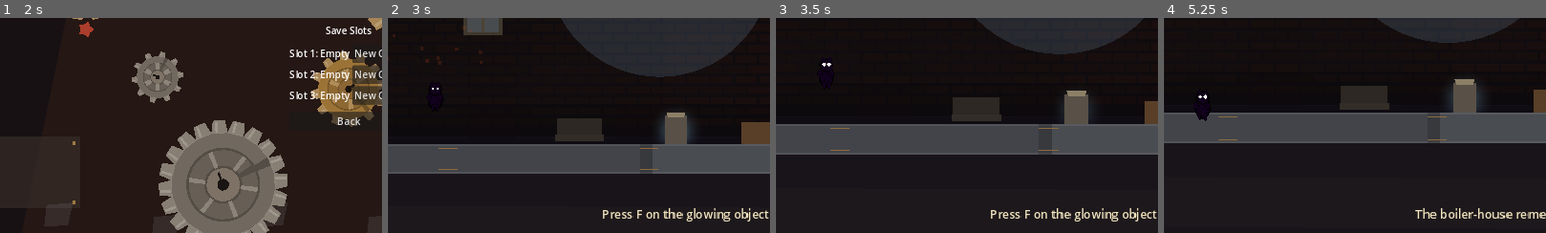
Above: before the commit, frames 1-4 (left to right).
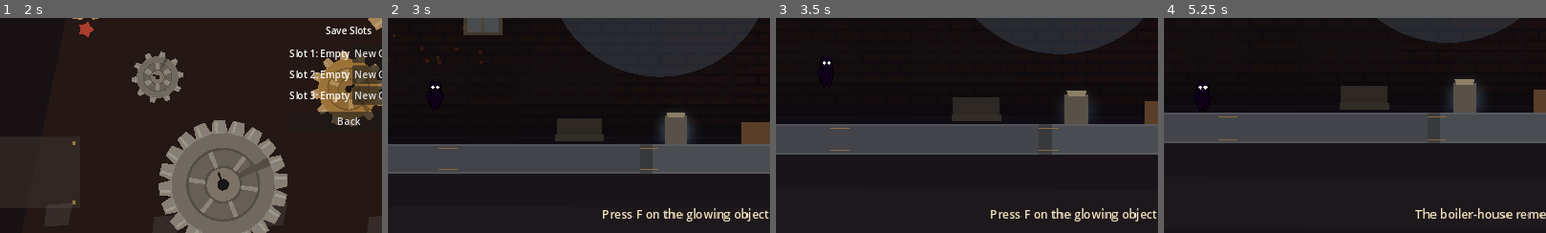
Above: after the commit, the same moments.

Repository: lukezhang2/Eclipseborn
Game: Godot game, scene res://scenes/ui/BootSplash.tscn
Same seed, same stepped clock (60 frames per second), same inputs: the game is played once before the commit and once after it.
Inputs (mouse positions are % of the whole screen's width and height, from its top left):
- Up to frame 1 (2 s): tap Enter at 0.5 s; move the mouse to (72, 45) at 0.52 s; hold D (move_right) 0.53-1.25 s; hold F (attack) 0.53-1.25 s; click (72, 45) at 0.67 s; tap Space (jump) at 0.77 s; tap S (crouch) at 0.8 s; click "Play" at 1.25 s
- Up to frame 2 (3 s): click "New Game" at 2 s; tap F (attack) at 2.75 s; drag from (30, 55) to (37, 26) at 2.77 s
- Up to frame 3 (3.5 s): no input
- Up to frame 4 (5.25 s): tap F (attack) at 3.5 s; move the mouse to (60, 28) at 3.52 s; hold A (move_left) 3.53-4.25 s; hold F (attack) 3.53-4.25 s; tap S (crouch) at 3.8 s; tap Space (jump) at 4.25 s; drag from (45, 70) to (42, 15) at 4.27 s; tap Enter at 5 s; move the mouse to (80, 65) at 5.02 s; hold D (move_right) from 5.03 s (still down); hold Down (look_down) from 5.03 s (still down)
The pictures show only the part of the screen within x 4-54%, y 36-86%; the shares and areas given below are measured in that part.

Frame 1 is identical in both runs. In frame 2, 0.1% of the frame differs, in the area x 10-15%, y 29-43%; in frame 3, 0.1%; in frame 4, 0.3%, in the area x 8-12%, y 31-48%.

Commit message:
Fix floor sink, passable houses with door enter, title-gear transition.
Why: player clipped into the floor, solid houses blocked the street and trapped silver gears on roofs, and the hatch transition gear covered the caption.
What changed: capsule/sprite floor plant, houses are background with F-to-enter interiors, transition uses translucent spinning title-menu gear behind outlined text.
How verified: Godot --import clean; Web export rebuilt.

Co-authored-by: Cursor <cursoragent@cursor.com>

Diff:
--- a/scenes/player/Player.tscn
+++ b/scenes/player/Player.tscn
@@ -5,8 +5,8 @@
 [ext_resource type="Script" path="res://scripts/combat/Hitbox.gd" id="3"]
 
 [sub_resource type="CapsuleShape2D" id="CapsuleShape2D_body"]
-radius = 11.0
-height = 38.0
+radius = 10.0
+height = 36.0
 
 [sub_resource type="RectangleShape2D" id="Rect_hit"]
 size = Vector2(48, 30)
@@ -23,13 +23,13 @@
 script = ExtResource("1")
 
 [node name="CollisionShape2D" type="CollisionShape2D" parent="."]
-position = Vector2(0, -28)
+position = Vector2(0, -20)
 shape = SubResource("CapsuleShape2D_body")
 
 [node name="Visual" type="Node2D" parent="."]
 
 [node name="Sprite" type="AnimatedSprite2D" parent="Visual"]
-position = Vector2(0, -20)
+position = Vector2(0, -22)
 texture_filter = 0
 
 [node name="Hurtbox" type="Area2D" parent="."]
--- a/scripts/player/Player.gd
+++ b/scripts/player/Player.gd
@@ -63,16 +63,13 @@
 	sprite.sprite_frames = SpiritSprites.build_frames()
 	sprite.play("idle")
 	sprite.centered = true
-	# Sprite is 64px tall; feet drawn near y=52 → center sits 20px above origin so soles touch the floor.
-	sprite.position = Vector2(0, -20)
 	sprite.texture_filter = CanvasItem.TEXTURE_FILTER_NEAREST
-	if body_shape:
-		# Capsule bottom flush with origin (floor contact).
-		body_shape.position.y = -28.0
+	# Godot 4 capsule height includes hemispheres. Plant feet on the floor, not in it.
+	_apply_standing_collision()
 	if hurtbox:
 		var hcs := hurtbox.get_node_or_null("CollisionShape2D") as CollisionShape2D
 		if hcs:
-			hcs.position.y = -22.0
+			hcs.position.y = -24.0
 	if GameState.checkpoint_position == Vector2.ZERO:
 		GameState.set_checkpoint(global_position)
 	add_to_group("player")
@@ -182,18 +179,28 @@
 		aim_dir = Vector2.RIGHT if facing > 0.0 else Vector2.LEFT
 
 
-func _update_crouch_collision() -> void:
-	# Keep sprite feet on the floor; shrink collider while crouching.
-	sprite.position.y = -14.0 if crouching else -20.0
+func _apply_standing_collision() -> void:
+	## Sprite feet at image y≈52 / center 32 → offset −20 puts soles at origin.
+	## Lift 2px so art sits on the floor plate instead of clipping into it.
+	sprite.position.y = -22.0
 	if body_shape and body_shape.shape is CapsuleShape2D:
 		var cap := body_shape.shape as CapsuleShape2D
-		if crouching:
-			cap.height = 18.0
-			# bottom = pos.y + height/2 + radius = 0
-			body_shape.position.y = -(cap.height * 0.5 + cap.radius)
-		else:
-			cap.height = 34.0
-			body_shape.position.y = -(cap.height * 0.5 + cap.radius)
+		cap.height = 36.0
+		cap.radius = 10.0
+		# Bottom of capsule at y = -2 (slightly above origin).
+		body_shape.position.y = -cap.height * 0.5 - 2.0
+
+
+func _update_crouch_collision() -> void:
+	if crouching:
+		sprite.position.y = -16.0
+		if body_shape and body_shape.shape is CapsuleShape2D:
+			var cap := body_shape.shape as CapsuleShape2D
+			cap.height = 22.0
+			cap.radius = 10.0
+			body_shape.position.y = -cap.height * 0.5 - 2.0
+	else:
+		_apply_standing_collision()
 
 
 func _try_jump() -> void:
--- a/scripts/ui/GearBackdrop.gd
+++ b/scripts/ui/GearBackdrop.gd
@@ -129,7 +129,16 @@
 	add_child(wheel)
 
 
+static func make_title_gear(radius: float = 90.0, tooth_count: int = 16, brass: bool = true) -> Node2D:
+	## Same steel/brass gear used on the title/boot menu.
+	return _build_gear(radius, tooth_count, brass)
+
+
 func _make_gear(radius: float, tooth_count: int, brass: bool) -> Node2D:
+	return _build_gear(radius, tooth_count, brass)
+
+
+static func _build_gear(radius: float, tooth_count: int, brass: bool) -> Node2D:
 	## Involute-ish: thick rim, keyed hub, rectangular teeth with bevel highlights.
 	var root := Node2D.new()
 	var steel := Color(0.45, 0.44, 0.42) if not brass else Color(0.62, 0.48, 0.24)
@@ -211,7 +220,7 @@
 	return root
 
 
-func _circle_poly(r: float, points: int) -> PackedVector2Array:
+static func _circle_poly(r: float, points: int) -> PackedVector2Array:
 	var out := PackedVector2Array()
 	for i in points:
 		var a := TAU * float(i) / float(points)
@@ -219,7 +228,7 @@
 	return out
 
 
-func _ring_poly(outer: float, inner: float, points: int) -> PackedVector2Array:
+static func _ring_poly(outer: float, inner: float, points: int) -> PackedVector2Array:
 	var out := PackedVector2Array()
 	for i in points:
 		var a := TAU * float(i) / float(points)
--- a/scripts/ui/ZoneTransition.gd
+++ b/scripts/ui/ZoneTransition.gd
@@ -1,14 +1,22 @@
 extends CanvasLayer
 class_name ZoneTransition
-## Gear-swirl fade. Lives on the tree root so the coroutine survives scene changes.
+## Title-menu gear fades behind the label while the next zone loads.
 
 
 const FX_NAME := "ZoneTransitionFX"
+
+var _spin_gear: Node2D
+var _spinning: bool = false
 
 
 func _ready() -> void:
 	layer = 100
 	process_mode = Node.PROCESS_MODE_ALWAYS
+
+
+func _process(delta: float) -> void:
+	if _spinning and _spin_gear and is_instance_valid(_spin_gear):
+		_spin_gear.rotation_degrees += 48.0 * delta
 
 
 ## Owned by this node (root child) so awaits survive change_scene_to_file.
@@ -19,7 +27,6 @@
 	if tree == null:
 		return
 	tree.change_scene_to_file(scene_path)
-	# Wait until the new scene is in the tree before fading in.
 	await tree.process_frame
 	await tree.process_frame
 	await play_in()
@@ -33,40 +40,46 @@
 	dim.set_anchors_preset(Control.PRESET_FULL_RECT)
 	dim.mouse_filter = Control.MOUSE_FILTER_IGNORE
 	add_child(dim)
+
+	# Gear BEHIND the words — title-menu brass gear, translucent, keeps spinning.
+	_spin_gear = GearBackdrop.make_title_gear(110.0, 18, true)
+	_spin_gear.name = "SpinGear"
+	_spin_gear.position = Vector2(640, 360)
+	_spin_gear.modulate = Color(1, 1, 1, 0)
+	_spin_gear.z_index = 0
+	add_child(_spin_gear)
+
 	var label := Label.new()
+	label.name = "Caption"
 	label.text = "Into Lantern Village…"
 	label.horizontal_alignment = HORIZONTAL_ALIGNMENT_CENTER
+	label.vertical_alignment = VERTICAL_ALIGNMENT_CENTER
 	label.set_anchors_preset(Control.PRESET_CENTER)
-	label.offset_left = -220
-	label.offset_right = 220
-	label.offset_top = -24
-	label.offset_bottom = 24
-	label.add_theme_font_size_override("font_size", 22)
-	label.add_theme_color_override("font_color", Color(0.9, 0.85, 0.7, 1))
+	label.offset_left = -260
+	label.offset_right = 260
+	label.offset_top = -28
+	label.offset_bottom = 28
+	label.add_theme_font_size_override("font_size", 26)
+	label.add_theme_color_override("font_color", Color(0.95, 0.9, 0.75, 1))
+	label.add_theme_color_override("font_outline_color", Color(0.05, 0.04, 0.06, 0.95))
+	label.add_theme_constant_override("outline_size", 6)
 	label.modulate.a = 0.0
+	label.z_index = 2
 	add_child(label)
-	var gear := Node2D.new()
-	gear.position = Vector2(640, 360)
-	add_child(gear)
-	var ring := Polygon2D.new()
-	ring.color = Color(0.55, 0.45, 0.25, 1)
-	ring.modulate.a = 0.0
-	var pts := PackedVector2Array()
-	for i in 16:
-		var a := TAU * float(i) / 16.0
-		pts.append(Vector2(cos(a), sin(a)) * (40.0 + (i % 2) * 12.0))
-	ring.polygon = pts
-	gear.add_child(ring)
+
+	_spinning = true
 	var tw := create_tween()
 	tw.set_parallel(true)
-	tw.tween_property(dim, "color:a", 1.0, 0.7)
+	tw.tween_property(dim, "color:a", 1.0, 0.75)
+	tw.tween_property(_spin_gear, "modulate:a", 0.28, 0.5)
 	tw.tween_property(label, "modulate:a", 1.0, 0.45)
-	tw.tween_property(ring, "modulate:a", 1.0, 0.4)
-	tw.tween_property(gear, "rotation_degrees", 360.0, 0.75)
 	await tw.finished
+	# Hold a beat so the spinning gear reads while the zone loads.
+	await get_tree().create_timer(0.35).timeout
 
 
 func play_in() -> void:
+	_spinning = false
 	var dim := get_node_or_null("Dim") as ColorRect
 	if dim == null:
 		dim = ColorRect.new()
@@ -77,7 +90,6 @@
 		add_child(dim)
 	else:
 		dim.color.a = 1.0
-	# Hide chrome so only the black fades out over the new scene.
 	for c in get_children():
 		if c != dim and c is CanvasItem:
 			(c as CanvasItem).visible = false
@@ -88,6 +100,8 @@
 
 
 func _clear_children() -> void:
+	_spinning = false
+	_spin_gear = null
 	for c in get_children():
 		c.queue_free()
 
--- a/scripts/world/House.gd
+++ b/scripts/world/House.gd
@@ -1,31 +1,28 @@
-extends StaticBody2D
+extends Node2D
 class_name House
-## Decorative house with optional interact prompt.
+## Background house — walkable street in front. Door can be entered with F.
 
 
 @export var house_name: String = "House"
 @export var width: float = 120.0
 @export var height: float = 90.0
+@export var interior_blurb: String = "Warm shade pools inside."
 
 var _prompt: Label
+var _door_area: Area2D
+var _inside: bool = false
+var _interior_layer: CanvasLayer
 
 
 func _ready() -> void:
-	collision_layer = 1
-	collision_mask = 0
+	z_index = -6
 	_build()
 	add_to_group("houses")
 
 
 func _build() -> void:
 	var hx := width * 0.5
-	var hy := height * 0.5
-	var cs := CollisionShape2D.new()
-	var rect := RectangleShape2D.new()
-	rect.size = Vector2(width, height)
-	cs.shape = rect
-	cs.position = Vector2(0, -hy)
-	add_child(cs)
+	# Visual only — no world collision so the street stays walkable.
 	var wall := Polygon2D.new()
 	wall.color = Color(0.28, 0.22, 0.18)
 	wall.polygon = PackedVector2Array([
@@ -39,11 +36,17 @@
 	])
 	add_child(roof)
 	var door := Polygon2D.new()
-	door.color = Color(0.15, 0.1, 0.08)
+	door.color = Color(0.12, 0.08, 0.06)
 	door.polygon = PackedVector2Array([
-		Vector2(-10, 0), Vector2(10, 0), Vector2(10, -28), Vector2(-10, -28)
+		Vector2(-12, 0), Vector2(12, 0), Vector2(11, -32), Vector2(-11, -32)
 	])
 	add_child(door)
+	var door_glow := Polygon2D.new()
+	door_glow.color = Color(0.55, 0.45, 0.25, 0.35)
+	door_glow.polygon = PackedVector2Array([
+		Vector2(-8, -4), Vector2(8, -4), Vector2(7, -28), Vector2(-7, -28)
+	])
+	add_child(door_glow)
 	var win := Polygon2D.new()
 	win.color = Color(0.55, 0.6, 0.35, 0.5)
 	win.polygon = PackedVector2Array([
@@ -51,15 +54,93 @@
 		Vector2(-hx + 36, -height + 40), Vector2(-hx + 16, -height + 40)
 	])
 	add_child(win)
-	# Occlude light
+	# Soft light block without solid physics.
 	var occ := ShadowOccluder.new()
 	occ.local_polygon = PackedVector2Array([
 		Vector2(-hx, 0), Vector2(hx, 0), Vector2(hx, -height), Vector2(-hx, -height)
 	])
 	add_child(occ)
+
+	_door_area = Area2D.new()
+	_door_area.collision_layer = 0
+	_door_area.collision_mask = 2
+	_door_area.monitoring = true
+	var dcs := CollisionShape2D.new()
+	var drect := RectangleShape2D.new()
+	drect.size = Vector2(36, 40)
+	dcs.shape = drect
+	dcs.position = Vector2(0, -16)
+	_door_area.add_child(dcs)
+	add_child(_door_area)
+
 	_prompt = Label.new()
-	_prompt.text = house_name
-	_prompt.position = Vector2(-40, -height - 50)
-	_prompt.add_theme_font_size_override("font_size", 12)
-	_prompt.add_theme_color_override("font_color", Color(0.75, 0.7, 0.6, 0.8))
+	_prompt.text = "F — Enter %s" % house_name
+	_prompt.position = Vector2(-70, -48)
+	_prompt.add_theme_font_size_override("font_size", 13)
+	_prompt.add_theme_color_override("font_color", Color(0.92, 0.86, 0.7))
+	_prompt.visible = false
 	add_child(_prompt)
+
+
+func _process(_delta: float) -> void:
+	if _inside:
+		if Input.is_action_just_pressed("attack") or Input.is_action_just_pressed("ui_cancel"):
+			_leave()
+		return
+	var p = GameState.player
+	var near := p and is_instance_valid(p) and global_position.distance_to(p.global_position) < 42.0
+	_prompt.visible = near
+	if near and Input.is_action_just_pressed("attack"):
+		_enter()
+
+
+func _enter() -> void:
+	if _inside:
+		return
+	_inside = true
+	_prompt.visible = false
+	if GameState.player and GameState.player.has_method("set_control_locked"):
+		GameState.player.set_control_locked(true)
+	_interior_layer = CanvasLayer.new()
+	_interior_layer.layer = 25
+	var root := Control.new()
+	root.set_anchors_preset(Control.PRESET_FULL_RECT)
+	_interior_layer.add_child(root)
+	var dim := ColorRect.new()
+	dim.color = Color(0.02, 0.02, 0.04, 0.72)
+	dim.set_anchors_preset(Control.PRESET_FULL_RECT)
+	root.add_child(dim)
+	var panel := PanelContainer.new()
+	panel.position = Vector2(340, 160)
+	panel.custom_minimum_size = Vector2(600, 360)
+	root.add_child(panel)
+	var vbox := VBoxContainer.new()
+	vbox.add_theme_constant_override("separation", 12)
+	panel.add_child(vbox)
+	var title := Label.new()
+	title.text = house_name
+	title.horizontal_alignment = HORIZONTAL_ALIGNMENT_CENTER
+	title.add_theme_font_size_override("font_size", 28)
+	vbox.add_child(title)
+	var body := Label.new()
+	body.text = interior_blurb + "\n\nPress F or Esc to step back onto the street."
+	body.autowrap_mode = TextServer.AUTOWRAP_WORD_SMART
+	body.horizontal_alignment = HORIZONTAL_ALIGNMENT_CENTER
+	body.add_theme_font_size_override("font_size", 16)
+	vbox.add_child(body)
+	var leave := Button.new()
+	leave.text = "Leave"
+	leave.pressed.connect(_leave)
+	vbox.add_child(leave)
+	get_tree().root.add_child(_interior_layer)
+
+
+func _leave() -> void:
+	if not _inside:
+		return
+	_inside = false
+	if is_instance_valid(_interior_layer):
+		_interior_layer.queue_free()
+	_interior_layer = null
+	if GameState.player and GameState.player.has_method("set_control_locked"):
+		GameState.player.set_control_locked(false)
--- a/scripts/world/LanternVillage.gd
+++ b/scripts/world/LanternVillage.gd
@@ -108,6 +108,7 @@
 	h1.house_name = "Lantern Keep"
 	h1.width = 130.0
 	h1.height = 100.0
+	h1.interior_blurb = "Shelves of snuffed lanterns line the walls. A keeper's ledger ticks softly."
 	add_child(h1)
 
 	var h2 := House.new()
@@ -115,6 +116,7 @@
 	h2.house_name = "Gearwright"
 	h2.width = 110.0
 	h2.height = 88.0
+	h2.interior_blurb = "Brass filings glitter on the workbench. Half-built walkway gears hang from hooks."
 	add_child(h2)
 
 	var h3 := House.new()
@@ -122,6 +124,7 @@
 	h3.house_name = "Shade Inn"
 	h3.width = 140.0
 	h3.height = 110.0
+	h3.interior_blurb = "Low tables, cool dark, and a hearth banked so it barely burns."
 	add_child(h3)
 
 	var n1 := NPC.new()
Not shown, changed: index.html
Not shown, changed: index.pck
